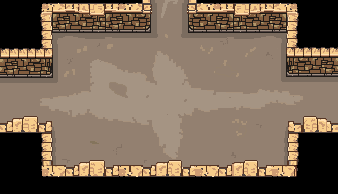
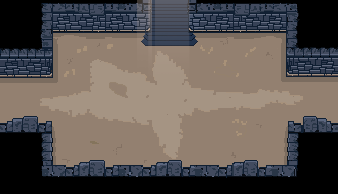
Revision of a layered 338x194 image; what changed, layer by layer:
removed layer "Layer 6" over [0,0,338,165]
removed layer "Layer 4" over [0,0,334,49]
removed layer "Layer 7" over [0,3,338,178]
removed layer "Layer 1" over [0,0,338,178]
added layer "Rays" above "Foreground" over [137,0,190,66]
added layer "Foreground" above "Background" over [0,0,338,178]
painted on "Background" over [0,0,338,178]
